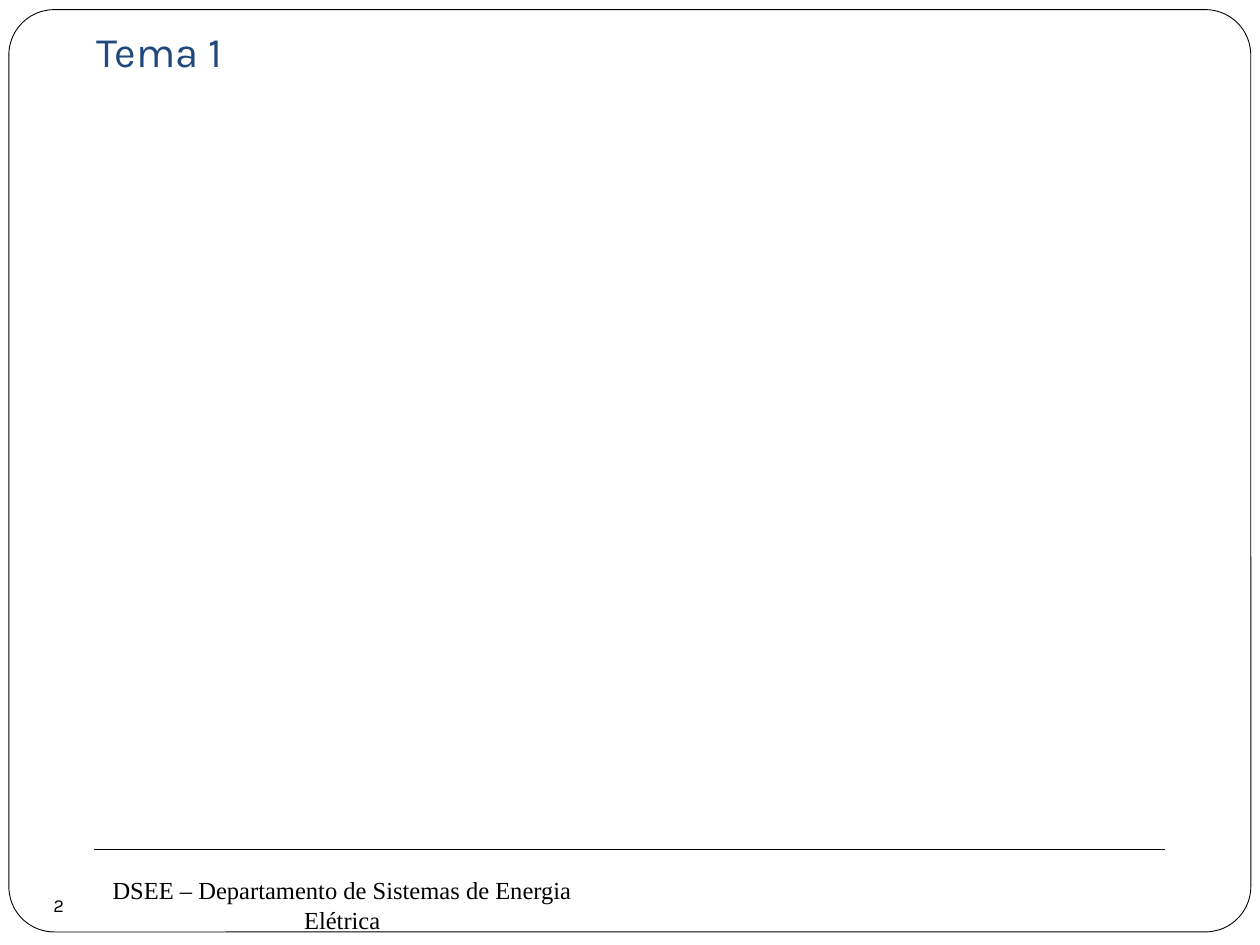
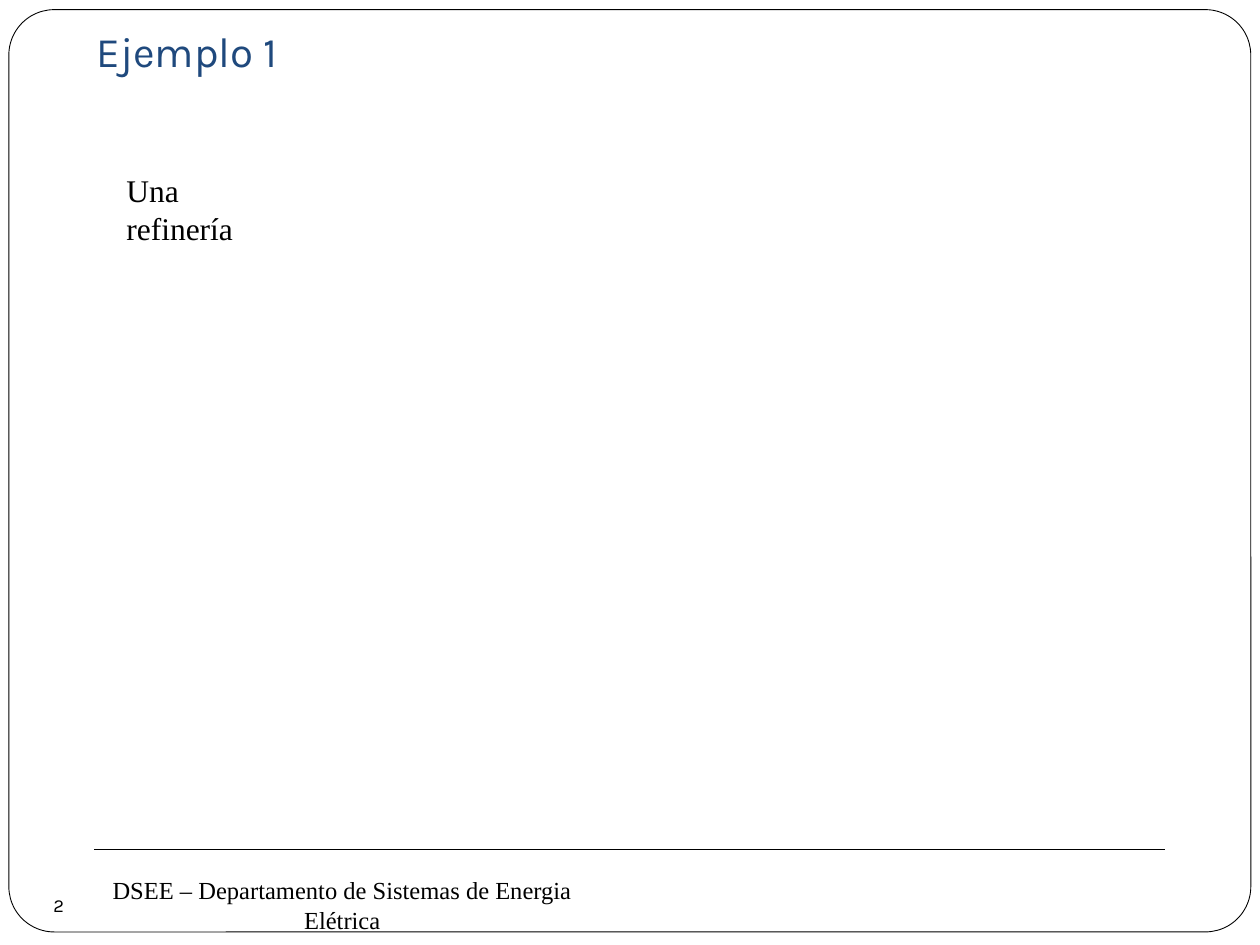
Before and after one commit to erikfilias/Power-Systems-Optimization-using-Julia-Language, a slide deck: slide 2 of 1. Lectures/Introducción a la Optimización aplicada a Sistemas de Energía Eléctrica/2. Modelamiento e Optimización.pptx. Drawn at 1260x945 pixels with LibreOffice and Linux fonts; fonts in the diff are those of the drawing; background and template pictures are left out. Boxes give left, top, right and bottom in pixels: in the first picture for what was removed or moved away, otherwise in the second. Text is boxed around its words. In the diff, an @@ line names an element or a change of style, - is before the commit and + after.

```diff
--- a/1. Lectures/Introducción a la Optimización aplicada a Sistemas de Energía Eléctrica/2. Modelamiento e Optimización.pptx
+++ b/1. Lectures/Introducción a la Optimización aplicada a Sistemas de Energía Eléctrica/2. Modelamiento e Optimización.pptx
@@ text at (97,38,277,78): text changed @@
-Tema 1
+Ejemplo 1
@@ text added at (126,181,232,241), 18 pt, text #000000 @@
+Una refinería
```
Also in this commit, not shown: 1 other slide changed, 1 other file.
